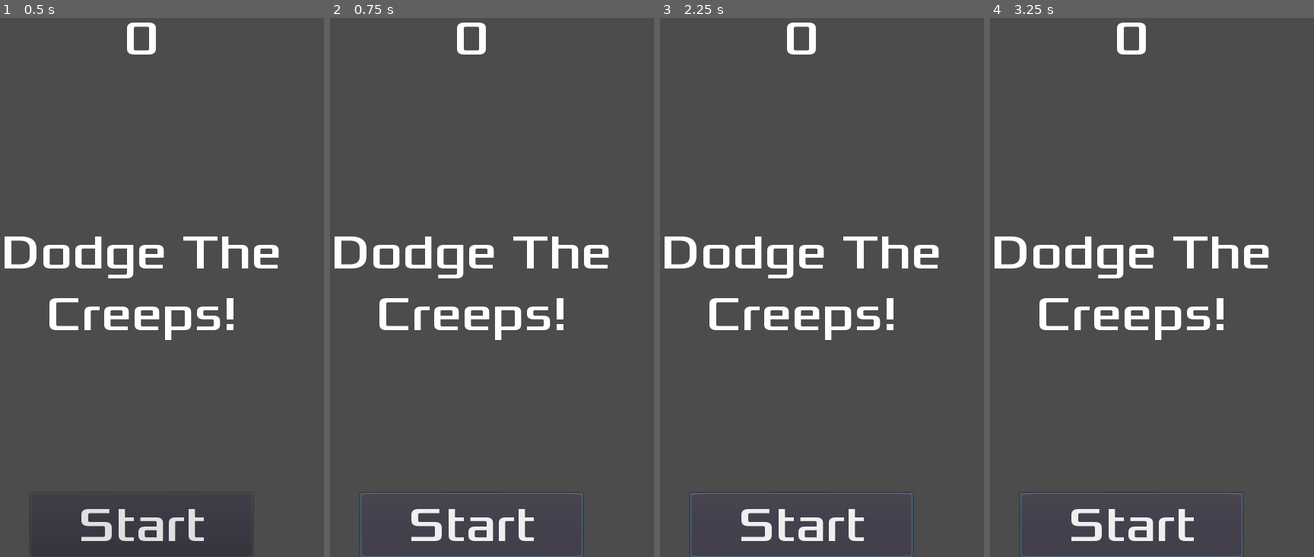
Above: before the commit, frames 1-4 (left to right).
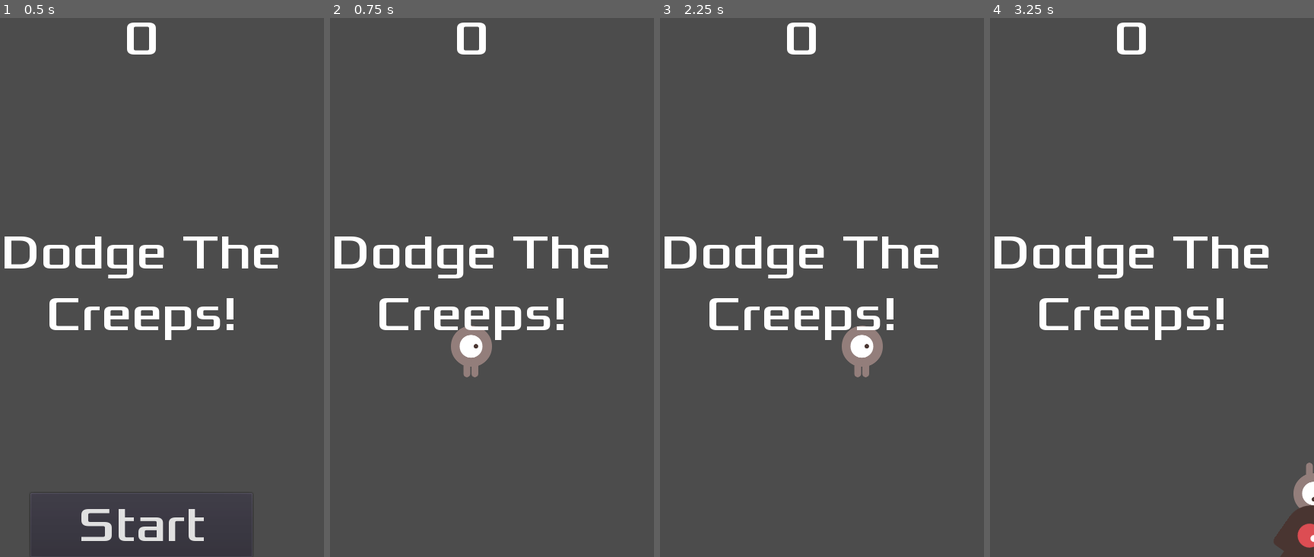
Above: after the commit, the same moments.

Repository: SrGandara/DodgeTheCreeps
Game: Godot game, scene res://Main.tscn
Same seed, same stepped clock (60 frames per second), same inputs: the game is played once before the commit and once after it.
Inputs (mouse positions are in pixels of both pictures, inside the frame that each line leads up to):
- Up to frame 1 (0.5 s): no input
- Up to frame 2 (0.75 s): click "Start" at 0.5 s
- Up to frame 3 (2.25 s): click (802, 524) at 1.25 s, where only the run before the commit has a clickable "Start"; tap Enter at 2 s; hold Right (move_right) from 2.03 s (still down)
- Up to frame 4 (3.25 s): release Right (move_right) at 2.78 s; hold Down (move_down) from 2.78 s (still down)

Frame 1 is identical in both runs. In frame 2, 2.0% of the frame differs, in the area x 9-78%, y 57-100%; in frame 3, 2.0%; in frame 4, 2.5%, in the area x 9-100%, y 82-100%.
Error after the commit: Invalid set index 'text' (on base: 'null instance') with value of type 'String'. (res://HUD.gd:5)

Commit message:
#01 Small fix

Diff:
--- a/src/HUD.tscn
+++ b/src/HUD.tscn
@@ -7,12 +7,10 @@
 size = 64
 font_data = ExtResource( 1 )
 
-[node name="HUD" type="Node2D"]
+[node name="CanvasLayer" type="CanvasLayer"]
 script = ExtResource( 2 )
 
-[node name="CanvasLayer" type="CanvasLayer" parent="."]
-
-[node name="ScoreLabel" type="Label" parent="CanvasLayer"]
+[node name="ScoreLabel" type="Label" parent="."]
 anchor_left = 0.5
 anchor_right = 0.5
 margin_left = -240.0
@@ -23,7 +21,7 @@
 "
 align = 1
 
-[node name="Missatge" type="Label" parent="CanvasLayer"]
+[node name="Missatge" type="Label" parent="."]
 anchor_left = 0.5
 anchor_top = 0.5
 anchor_right = 0.5
@@ -37,7 +35,7 @@
 align = 1
 autowrap = true
 
-[node name="StartButton" type="Button" parent="CanvasLayer"]
+[node name="StartButton" type="Button" parent="."]
 anchor_left = 0.5
 anchor_top = 1.0
 anchor_right = 0.5
@@ -48,6 +46,8 @@
 custom_fonts/font = SubResource( 1 )
 text = "Start"
 
-[node name="MessageTimer" type="Timer" parent="CanvasLayer"]
+[node name="MessageTimer" type="Timer" parent="."]
 wait_time = 2.0
 one_shot = true
+
+[connection signal="pressed" from="StartButton" to="." method="_on_StartButton_pressed"]
